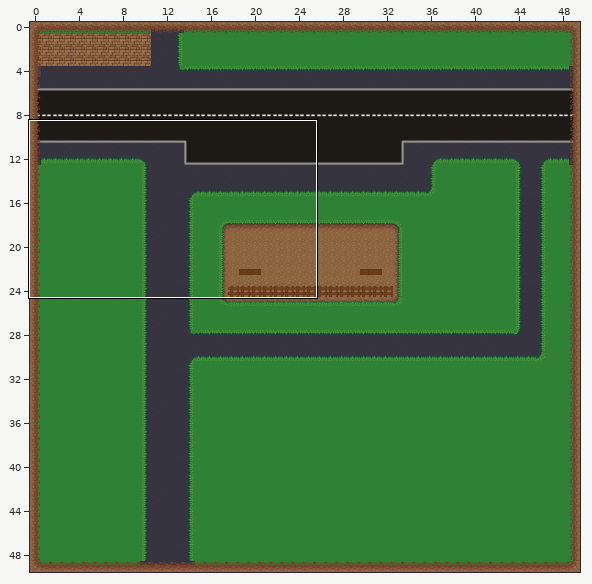
Tiled map -- core/assets/maps/Infection.tmx. Above, an overview of the earlier version with the close-up marked.
Close-up. Before the edit:
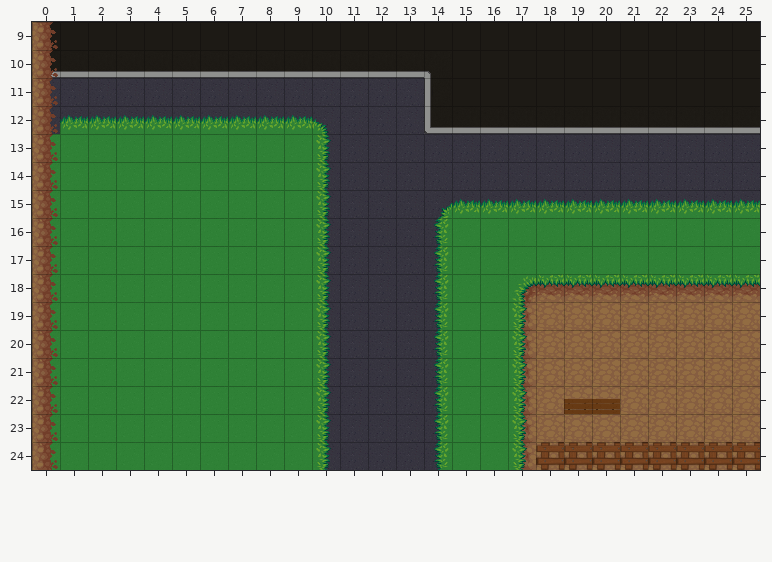
Cells are 32x32 px. Shown: x 0..25, y 9..24. The commit also changed other parts of the map, which this record leaves out.
And afterwards:
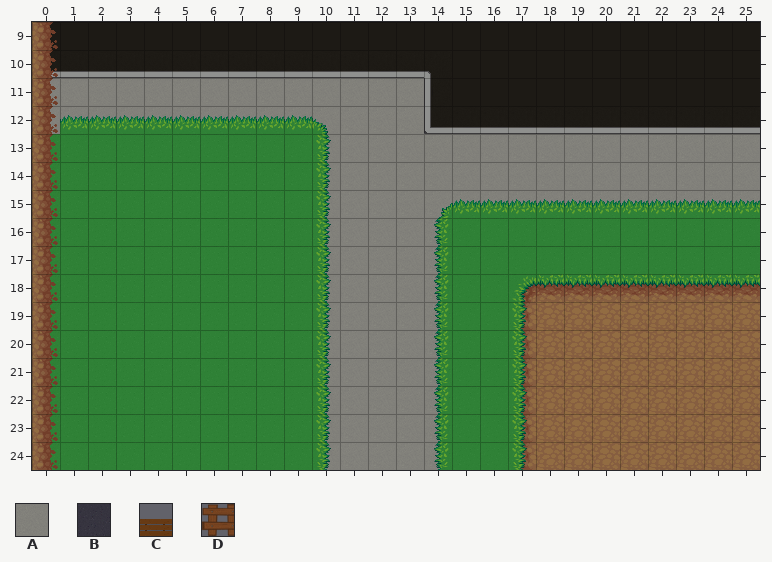
Key: from "finaltileset": A 2, B 11, C 100 turned 90, D 185.
_ is an empty cell.
Edits made:
Layer "Background":
y 11..12: x 0..13 BBBBBBBBBBBBBB -> AAAAAAAAAAAAAA
y 13..15: x 10..25 BBBBBBBBBBBBBBBB -> AAAAAAAAAAAAAAAA
y 16..24: x 10..14 BBBBB -> AAAAA
Layer "Foreground":
y 22: x 19..20 CC -> __
y 24: x 18..25 DDDDDDDD -> ________
Where, in picture pixels (left, top, right, bottom), the same in both close-ups:
changed: (49, 78, 760, 470)
